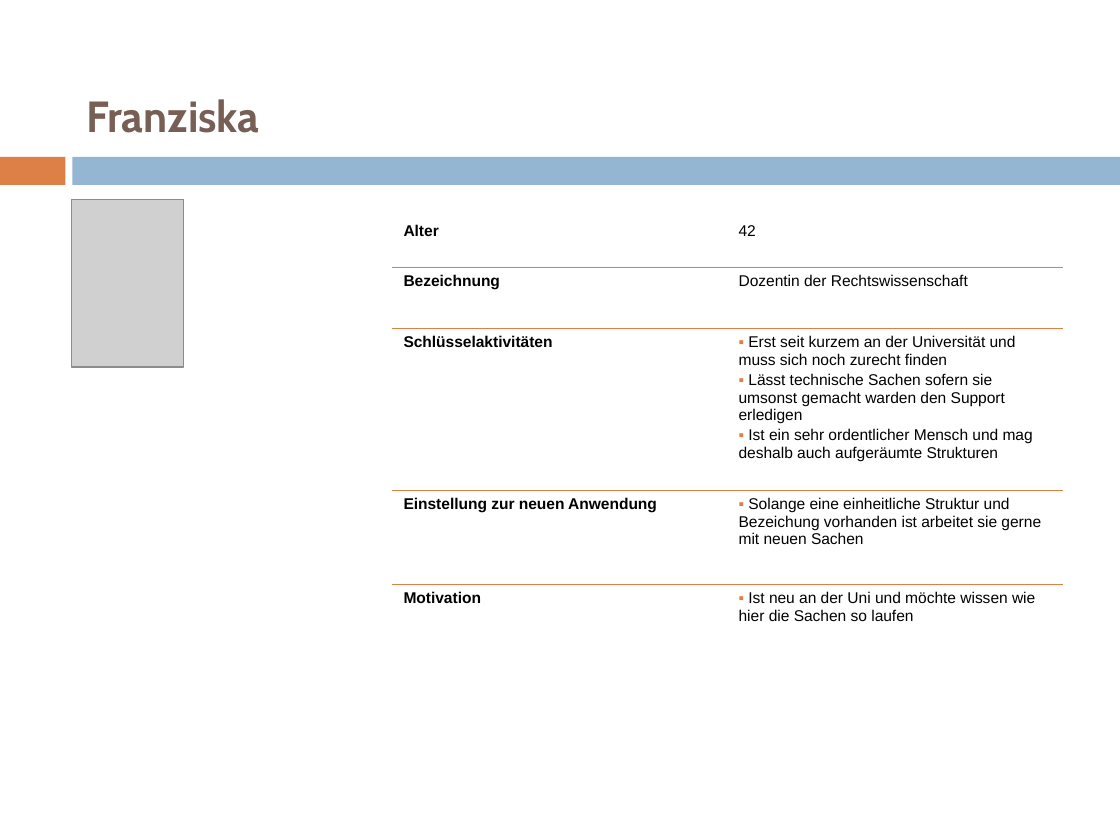
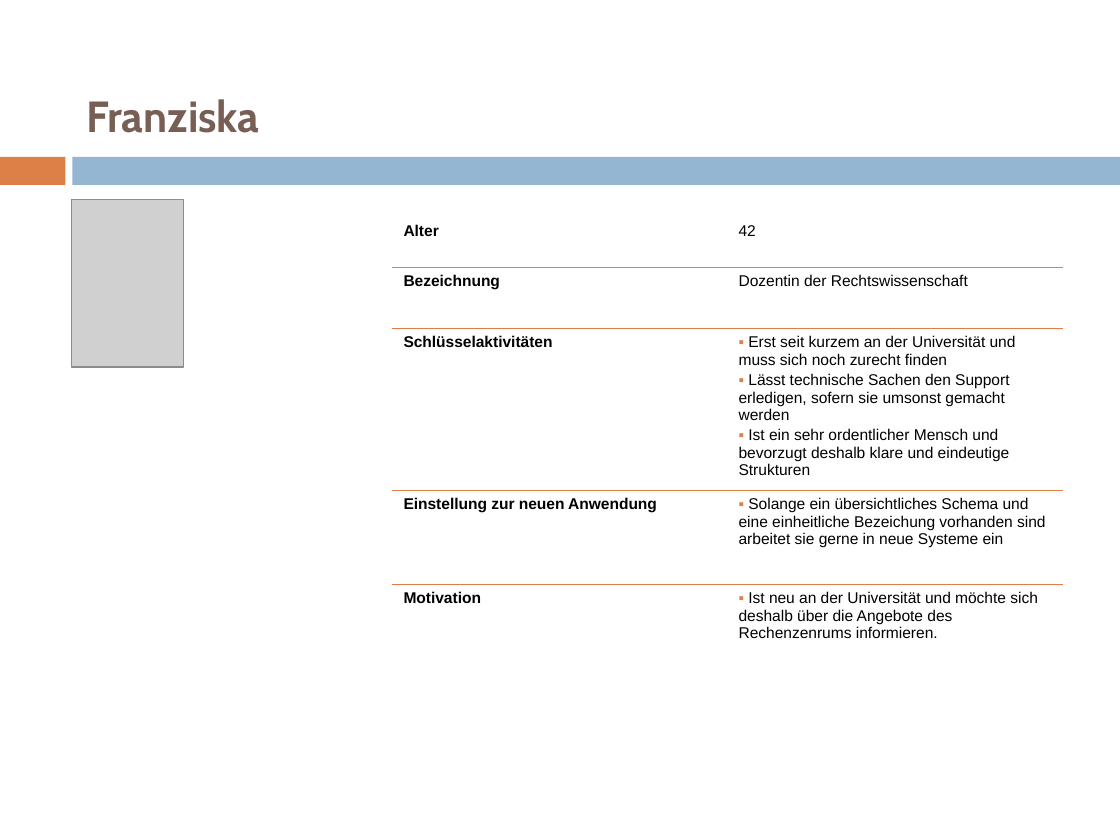
Before and after one commit to pinkdroyd/redesign-ur-rz, a slide deck: slide 15 of Personas und Szenarien/Personas_Redesign_RZ.pptx. Drawn at 1120x840 pixels with LibreOffice and Linux fonts; fonts in the diff are those of the drawing; grey boxes stand for pictures. Boxes give left, top, right and bottom in pixels: in the first picture for what was removed or moved away, otherwise in the second. Text is boxed around its words. In the diff, an @@ line names an element or a change of style, - is before the commit and + after.

```diff
--- a/Personas und Szenarien/Personas_Redesign_RZ.pptx
+++ b/Personas und Szenarien/Personas_Redesign_RZ.pptx
@@ table at (x1=392, y1=217, x2=1062, y2=706) @@
-row 3, column 2: Erst seit kurzem an der Universität und muss sich noch zurecht finden / Lässt technische Sachen sofern sie umsonst gemacht warden den Support erledigen / Ist ein sehr ordentlicher Mensch und mag deshalb auch aufgeräumte Strukturen
+row 3, column 2: Erst seit kurzem an der Universität und muss sich noch zurecht finden / Lässt technische Sachen den Support erledigen, sofern sie umsonst gemacht werden / Ist ein sehr ordentlicher Mensch und bevorzugt deshalb klare und eindeutige Strukturen
-row 4, column 2: Solange eine einheitliche Struktur und Bezeichung vorhanden ist arbeitet sie gerne mit neuen Sachen
+row 4, column 2: Solange ein übersichtliches Schema und eine einheitliche Bezeichung vorhanden sind arbeitet sie gerne in neue Systeme ein
-row 5, column 2: Ist neu an der Uni und möchte wissen wie hier die Sachen so laufen
+row 5, column 2: Ist neu an der Universität und möchte sich deshalb über die Angebote des Rechenzenrums informieren.
```
Also in this commit, not shown: 16 other slides changed, 1 other file.
